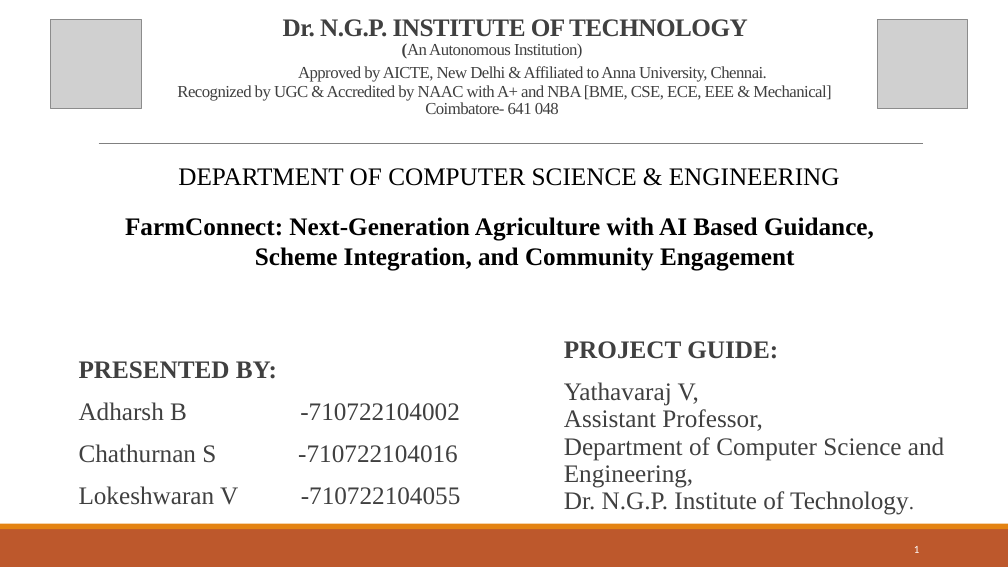
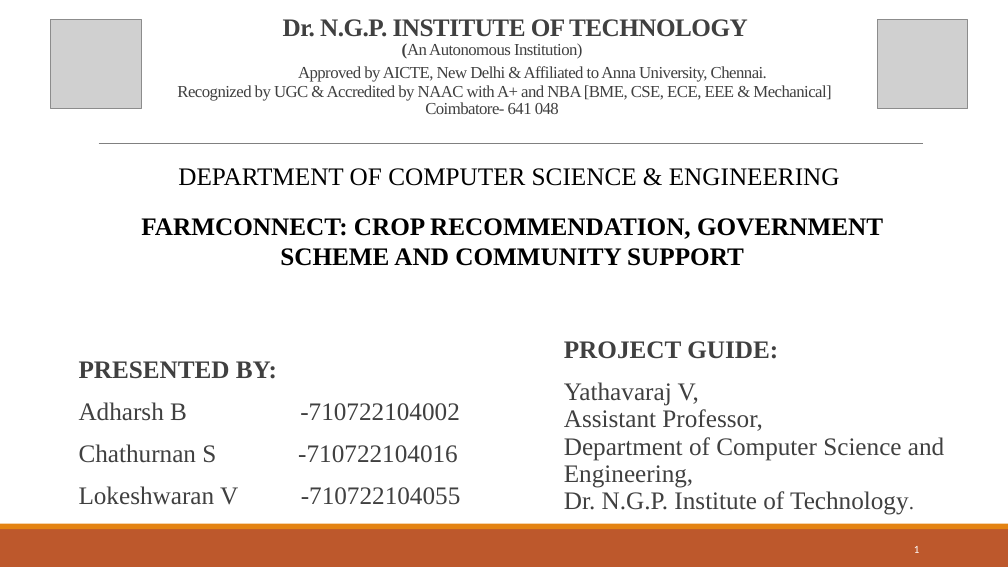
Before and after one commit to lokeshvivek2511/MyFinalYearProject1, a slide deck: slide 1 of Docs/ppt-t24-27-09.pptx. Drawn at 1008x567 pixels with LibreOffice and Linux fonts; fonts in the diff are those of the drawing; grey boxes stand for pictures. Boxes give left, top, right and bottom in pixels: in the first picture for what was removed or moved away, otherwise in the second. Text is boxed around its words. In the diff, an @@ line names an element or a change of style, - is before the commit and + after.

```diff
--- a/Docs/ppt-t24-27-09.pptx
+++ b/Docs/ppt-t24-27-09.pptx
@@ text at [141, 218, 883, 266]: text changed @@
-FarmConnect: Next-Generation Agriculture with AI Based Guidance, Scheme Integration, and Community Engagement
+FARMCONNECT: CROP RECOMMENDATION, GOVERNMENT SCHEME AND COMMUNITY SUPPORT
```
Also in this commit, not shown: 5 other slides changed, 1 slide added, 11 other files.
